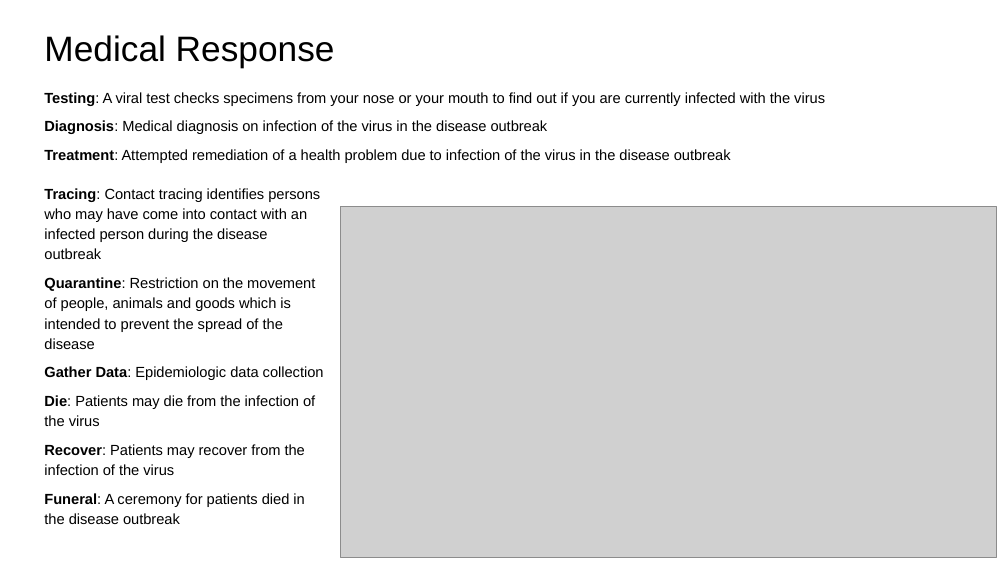
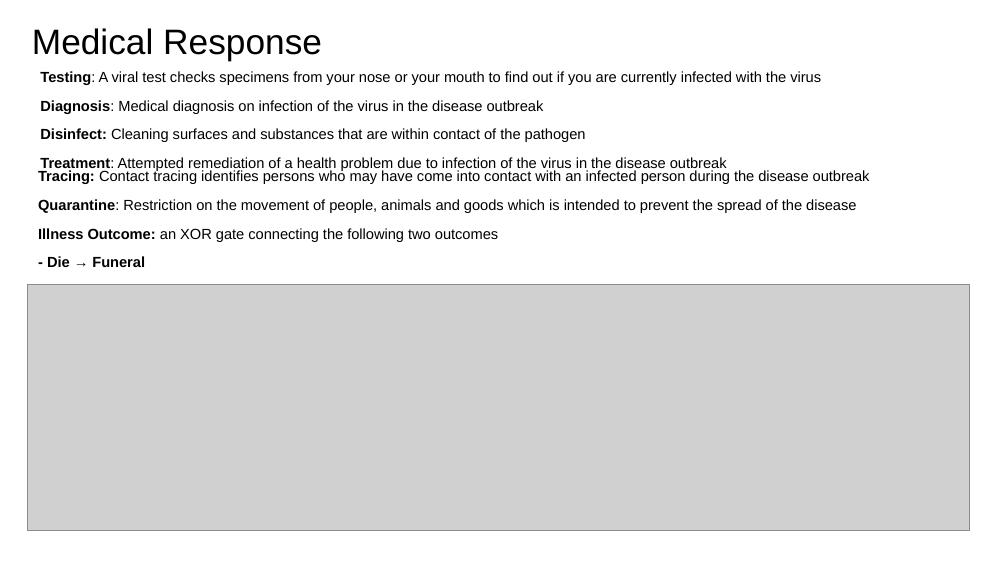
Before and after one commit to RESIN-KAIROS/schemalib, a slide deck: slide 6 of hrf/disease_outbreak.pptx. Drawn at 1008x567 pixels with LibreOffice and Linux fonts; fonts in the diff are those of the drawing; grey boxes stand for pictures. Boxes give left, top, right and bottom in pixels: in the first picture for what was removed or moved away, otherwise in the second. Text is boxed around its words. In the diff, an @@ line names an element or a change of style, - is before the commit and + after.

Commit message:
update disease outbreak json and hrf.

```diff
--- a/hrf/disease_outbreak.pptx
+++ b/hrf/disease_outbreak.pptx
@@ title "Medical Response" moved from (x1=44, y1=35, x2=335, y2=68) to (x1=32, y1=28, x2=322, y2=61) @@
@@ text "Testing: A viral test checks ..." moved from (x1=44, y1=92, x2=825, y2=163) to (x1=40, y1=71, x2=821, y2=171) @@
@@ text at (x1=40, y1=128, x2=586, y2=142): paragraph added @@
+Disinfect: Cleaning surfaces and substances that are within contact of the pathogen
@@ text "Tracing: Contact tracing identifies persons ..." moved from (x1=44, y1=188, x2=324, y2=524) to (x1=38, y1=170, x2=870, y2=285) @@
@@ text at (x1=38, y1=170, x2=870, y2=184): bold on in "Tracing:"; more space between paragraphs @@
@@ text at (x1=38, y1=228, x2=498, y2=285): text changed @@
-Gather Data: Epidemiologic data collection
-Die: Patients may die from the infection of the virus
-Recover: Patients may recover from the infection of the virus
-Funeral: A ceremony for patients died in the disease outbreak
+Illness Outcome: an XOR gate connecting the following two outcomes
+- Die → Funeral
+- Recover
@@ picture resized from (x1=341, y1=207, x2=996, y2=558) to (x1=27, y1=284, x2=970, y2=531) @@
```
Also in this commit, not shown: 7 other slides changed, 2 slides added, 5 other files.
